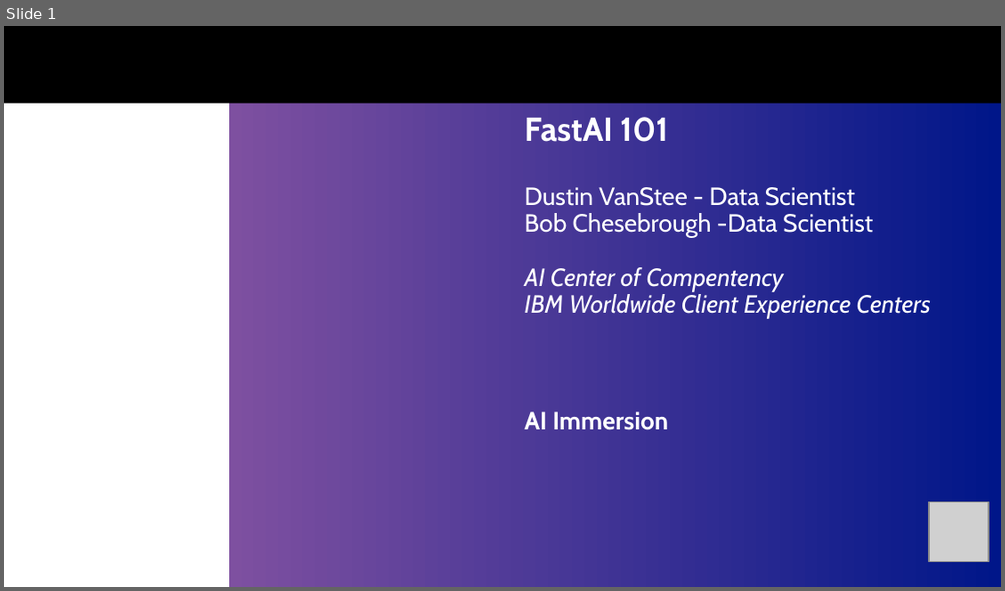
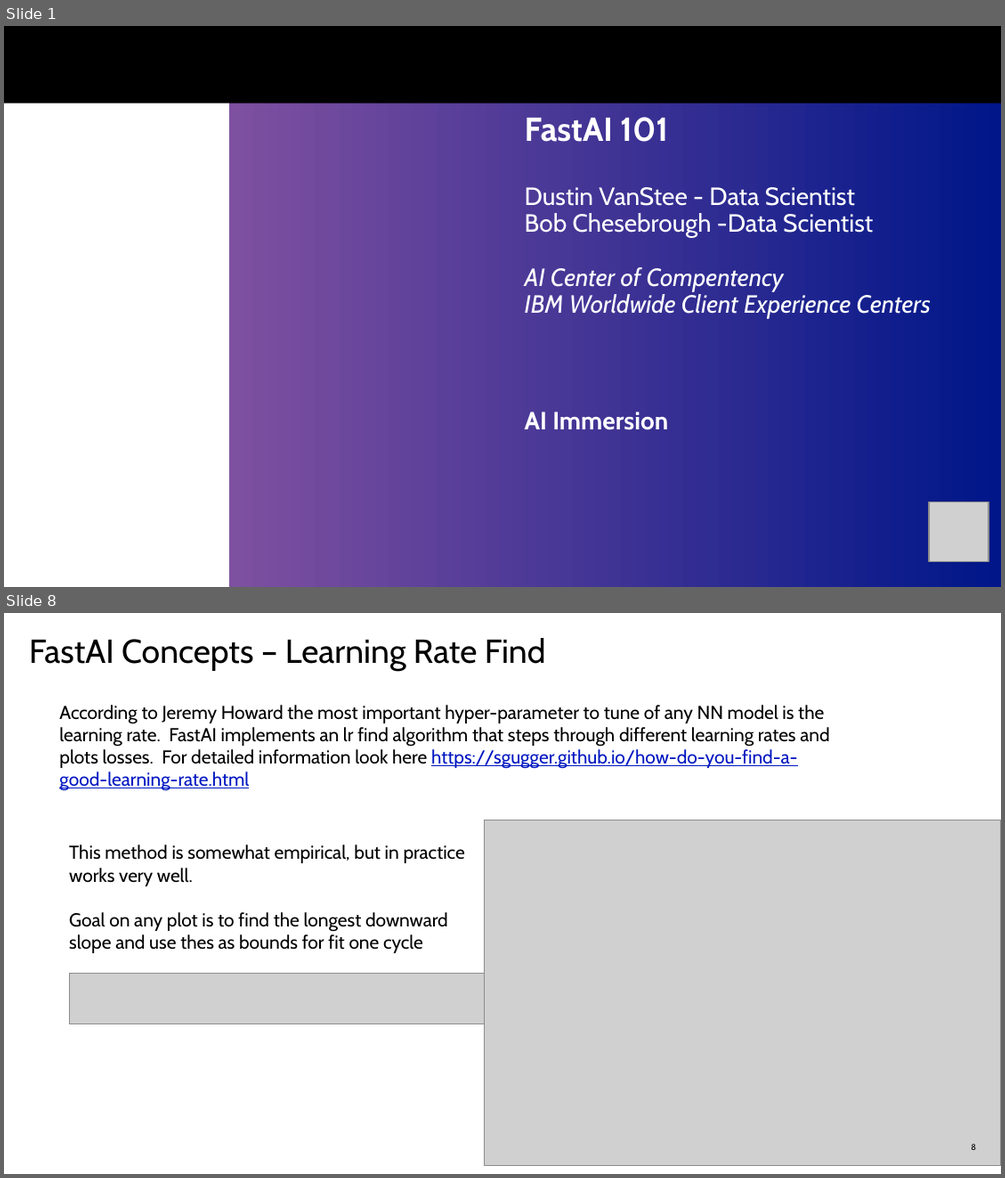
Before and after one commit to dustinvanstee/aicoc-ai-immersion, a slide deck: FastAI/FastAI-101.pptx. Shown one above the other, each under a label of ours: slide 1 before the commit, slides 1 and 8 after it; the slides between them are not shown. The pictures are 1005x591 and 1005x1178 pixels, drawn with LibreOffice and Linux fonts; fonts in the diff are those of the drawing; grey boxes stand for pictures; background and template pictures are left out. Boxes give left, top, right and bottom in pixels: in the first picture for what was removed or moved away, otherwise in the second. Text is boxed around its words. In the diff, an @@ line names an element or a change of style, - is before the commit and + after.

```diff
--- a/FastAI/FastAI-101.pptx
+++ b/FastAI/FastAI-101.pptx
@@ slide 8 added at [4,613,1001,1174], background #FFFFFF @@
@@ title added at [29,638,546,671], 24 pt, text #000000 @@
+FastAI Concepts – Learning Rate Find
@@ text added at [59,705,829,791], 13.5 pt, text #000000 @@
+According to Jeremy Howard the most important hyper-parameter to tune of any NN model is the learning rate. FastAI implements an lr find algorithm that steps through different learning rates and plots losses. For detailed information look here https://sgugger.github.io/how-do-you-find-a-good-learning-rate.html
@@ picture added at [485,820,1001,1165] @@
@@ text added at [69,844,465,953], 13.5 pt, text #000000 @@
+This method is somewhat empirical, but in practice works very well.
+Goal on any plot is to find the longest downward slope and use thes as bounds for fit one cycle
@@ picture added at [70,973,485,1023] @@
@@ page number added at [971,1143,976,1150], 6 pt, text #000000 @@
+8
```
Also in this commit, not shown: 1 slide changed, 9 other slides added, 1 slide removed, 2 other files.
